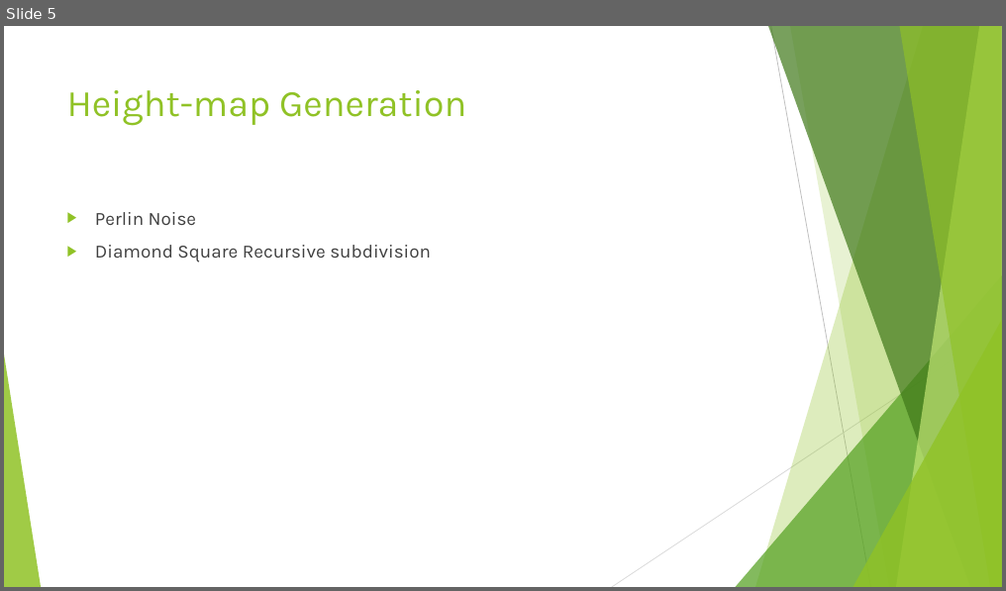
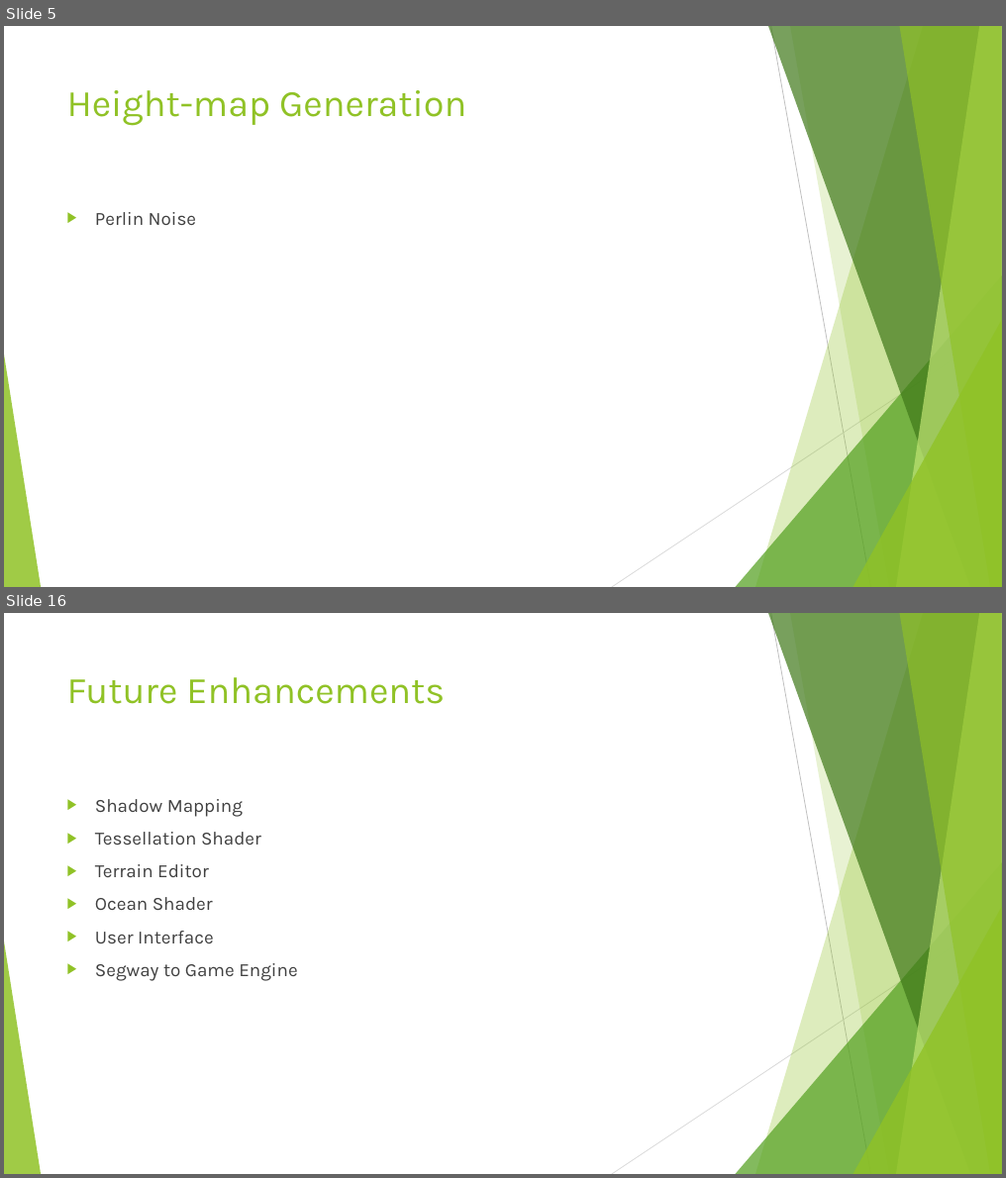
Before and after one commit to KarteekKumarM/MountainTerrain, a slide deck: docs/Presentation.pptx. Shown one above the other, each under a label of ours: slide 5 before the commit, slides 5 and 16 after it; the slides between them are not shown. The pictures are 1006x591 and 1006x1178 pixels, drawn with LibreOffice and Linux fonts; fonts in the diff are those of the drawing. Boxes give left, top, right and bottom in pixels: in the first picture for what was removed or moved away, otherwise in the second. Text is boxed around its words. In the diff, an @@ line names an element or a change of style, - is before the commit and + after.

```diff
--- a/docs/Presentation.pptx
+++ b/docs/Presentation.pptx
@@ slide 16 added at (x1=4, y1=613, x2=1002, y2=1174), background #FFFFFF; not listed: 10 template elements that a slide beside it also shows @@
@@ title added at (x1=67, y1=677, x2=445, y2=704), 36 pt, text #90C226 @@
+Future Enhancements
@@ text added at (x1=95, y1=799, x2=297, y2=981), 18 pt, text #404040 @@
+▶ Shadow Mapping
+▶ Tessellation Shader
+▶ Terrain Editor
+▶ Ocean Shader
+▶ User Interface
+▶ Segway to Game Engine
@@ slide 5 changed as well @@
@@ text at (x1=95, y1=245, x2=431, y2=263): paragraph removed @@
-▶ Diamond Square Recursive subdivision
```
Also in this commit, not shown: 2 other slides changed, 12 other slides added, 5 slides removed, 4 other files.
